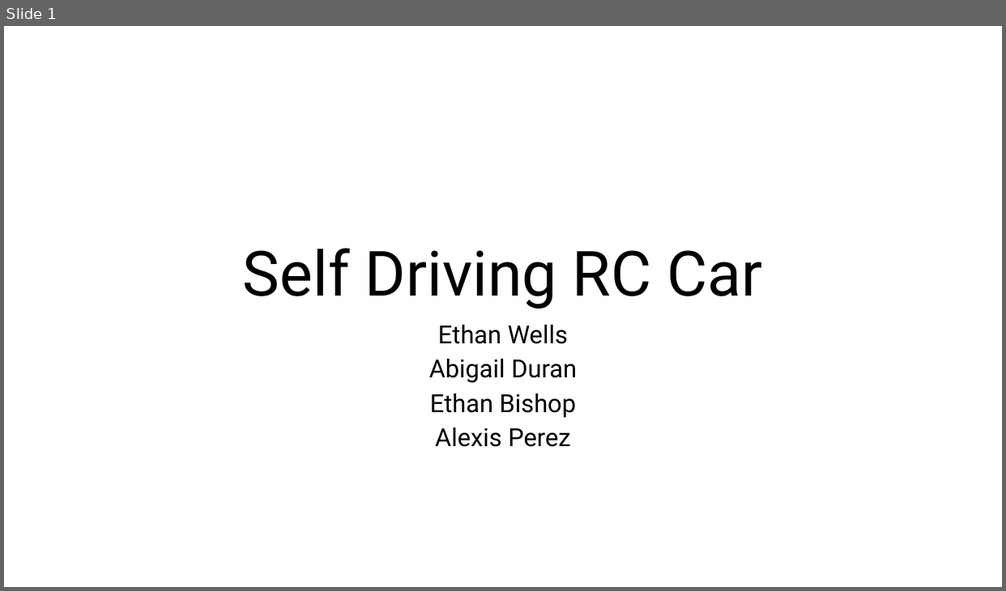
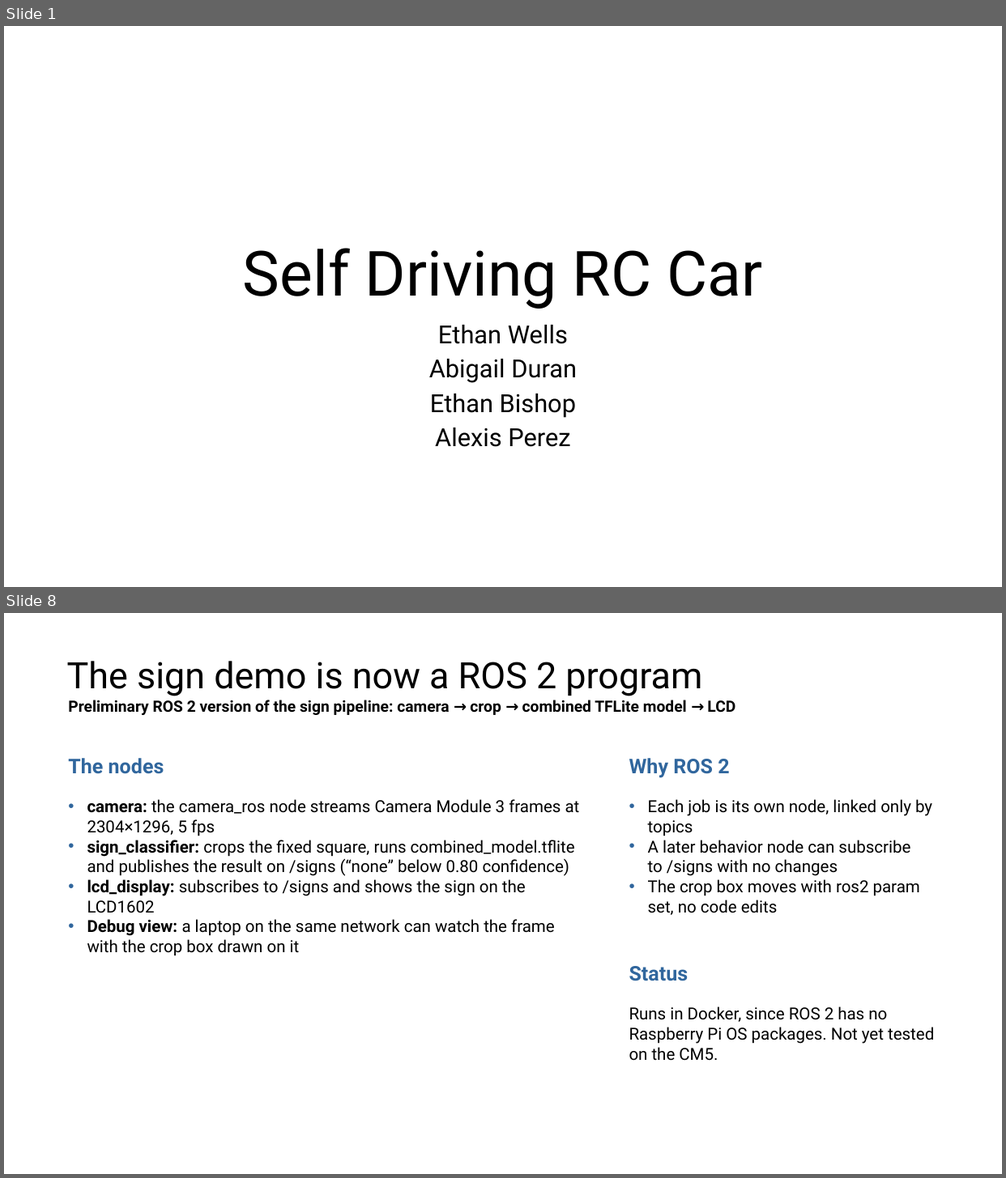
Before and after one commit to EthanWellsSr/BuggyBot, a slide deck: Weekly Reports/Self-Driving-RC-Car.pptx. Shown one above the other, each under a label of ours: slide 1 before the commit, slides 1 and 8 after it; the slides between them are not shown. The pictures are 1006x591 and 1006x1178 pixels, drawn with LibreOffice and Linux fonts; fonts in the diff are those of the drawing. Boxes give left, top, right and bottom in pixels: in the first picture for what was removed or moved away, otherwise in the second. Text is boxed around its words. In the diff, an @@ line names an element or a change of style, - is before the commit and + after.

```diff
--- a/Weekly Reports/Self-Driving-RC-Car.pptx
+++ b/Weekly Reports/Self-Driving-RC-Car.pptx
@@ slide 8 added at (4, 613, 1002, 1174), background #FFFFFF @@
@@ title added at (67, 661, 702, 696), 35 pt, text #000000 @@
+The sign demo is now a ROS 2 program
@@ text added at (68, 700, 735, 715), 15 pt, text #000000, bold @@
+Preliminary ROS 2 version of the sign pipeline: camera → crop → combined TFLite model → LCD
@@ text added at (68, 758, 164, 774), 19.5 pt, text #30669D, bold @@
+The nodes
@@ text added at (629, 758, 729, 778), 19.5 pt, text #30669D, bold @@
+Why ROS 2
@@ text added at (87, 799, 580, 956), 16 pt, text #000000 @@
+• camera: the camera_ros node streams Camera Module 3 frames at 2304×1296, 5 fps
+• sign_classifier: crops the fixed square, runs combined_model.tflite and publishes the result on /signs (“none” below 0.80 confidence)
+• lcd_display: subscribes to /signs and shows the sign on the LCD1602
+• Debug view: a laptop on the same network can watch the frame with the crop box drawn on it
@@ text added at (648, 799, 932, 915), 16 pt, text #000000 @@
+• Each job is its own node, linked only by topics
+• A later behavior node can subscribe to /signs with no changes
+• The crop box moves with ros2 param set, no code edits
@@ text added at (629, 966, 688, 982), 19.5 pt, text #30669D, bold @@
+Status
@@ text added at (629, 1007, 934, 1061), 16 pt, text #000000 @@
+Runs in Docker, since ROS 2 has no Raspberry Pi OS packages. Not yet tested on the CM5.
```
Also in this commit, not shown: 5 slides changed, 4 other slides added, 5 slides removed.
